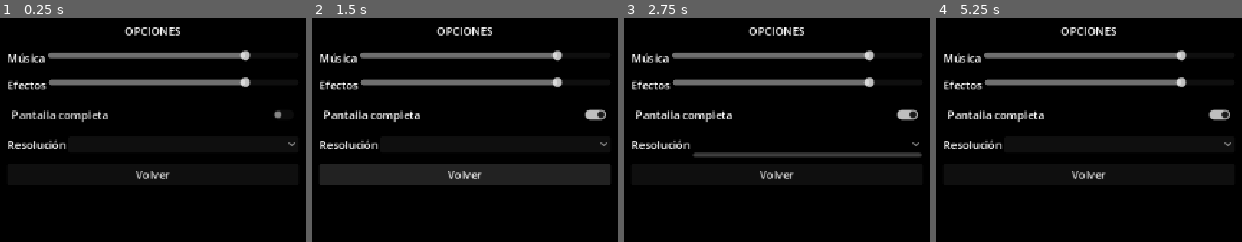
Above: before the commit, frames 1-4 (left to right).
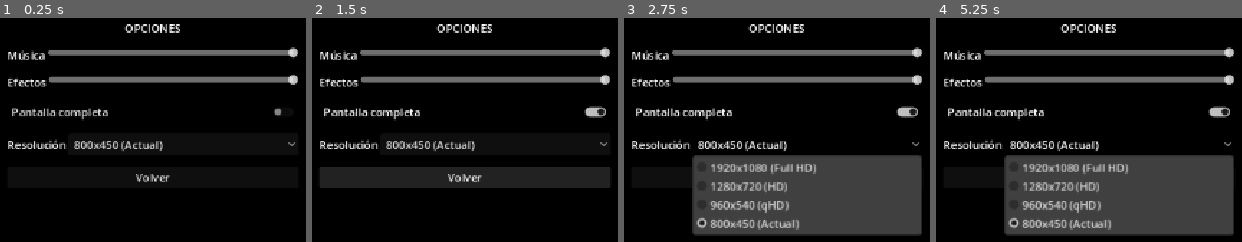
Above: after the commit, the same moments.

Repository: nicolasbuelvas/IAdashems
Game: Godot game, scene res://ui/options_menu.tscn
The game is run twice, just before and just after one commit, with the same random seed, the same clock (stepped at 60 frames per second) and the same inputs. The project has no main scene, so this scene is started directly.
Inputs (mouse positions are in pixels of both pictures, inside the frame that each line leads up to):
- Up to frame 1 (0.25 s): no input
- Up to frame 2 (1.5 s): click "Pantalla completa" at 0.5 s; click "Volver" at 1.25 s
- Up to frame 3 (2.75 s): click (807, 145) at 2 s
- Up to frame 4 (5.25 s): tap Enter (ui_accept) at 2.75, 3.02, 3.5, 4.25, 5 s; move the mouse to (outside the picture) at 2.77 s; hold Right (ui_right) 2.78-3.5 s; tap Shift at 2.85, 4.35 s; click (outside the picture) at 2.92 s; drag from (outside the picture) to (1049, 194) at 3.52 s; move the mouse to (outside the picture) at 4.27 s; hold Right (ui_right) 4.28-5 s; drag from (1049, 194) to (outside the picture) at 5.02 s

The runs differ from the first frame. In frame 1, 8.8% of the frame differs, in the area x 2-98%, y 2-74%; in frame 2, 12%; in frame 3, 36%, in the area x 2-98%, y 2-98%; in frame 4, 36%.
Error before the commit: Attempt to call function 'add_item' in base 'null instance' on a null instance. (res://ui/options_menu.gd:20)

Commit message:
[23:31][IAdashems][AI] fix(ui): opciones crea los buses Music/SFX y corrige el mapeo de volumen

Diff:
--- a/ui/options_menu.gd
+++ b/ui/options_menu.gd
@@ -1,22 +1,62 @@
 extends Control
+## Menú de opciones (persona D).
+##
+## Los buses de audio Music y SFX los crea D en tiempo de ejecución si faltan:
+## el layout de audio vive en project.godot, que solo lo edita C.
+
+const DB_FLOOR := -80.0  # volumen mínimo de cada bus
 
 @onready var music_slider = $"Center/Rows/MusicRow/MusicSlider"
 @onready var sfx_slider = $"Center/Rows/SfxRow/SfxSlider"
 @onready var fullscreen_check = $"Center/Rows/FullscreenCheck"
-@onready var resolution_option = $"Center/Rows/ResolutionOption"
+@onready var resolution_option = $"Center/Rows/ResolutionRow/ResolutionOption"
 
 
-func _ready():
-	# Cargar valores guardados (si hubiera un sistema de guardado)
-	music_slider.value = AudioServer.get_bus_volume_db(AudioServer.get_bus_index("Music")) + 80 # Convertir dB a 0-100
-	sfx_slider.value = AudioServer.get_bus_volume_db(AudioServer.get_bus_index("SFX")) + 80
+func _ready() -> void:
+	_ensure_bus("Music")
+	_ensure_bus("SFX")
+	music_slider.value = _db_to_value(_get_bus_db("Music"))
+	sfx_slider.value = _db_to_value(_get_bus_db("SFX"))
 	fullscreen_check.button_pressed = DisplayServer.window_get_mode() == DisplayServer.WINDOW_MODE_FULLSCREEN
-
-	# Poblar opciones de resolución
 	_populate_resolutions()
 	_select_current_resolution()
 
-func _populate_resolutions():
+
+func _ensure_bus(bus_name: String) -> void:
+	if AudioServer.get_bus_index(bus_name) >= 0:
+		return
+	var idx := AudioServer.bus_count
+	AudioServer.add_bus(idx)
+	AudioServer.set_bus_name(idx, bus_name)
+	AudioServer.set_bus_send(idx, "Master")
+
+
+func _get_bus_db(bus_name: String) -> float:
+	var idx := AudioServer.get_bus_index(bus_name)
+	return AudioServer.get_bus_volume_db(idx) if idx >= 0 else 0.0
+
+
+func _set_bus_db(bus_name: String, db: float) -> void:
+	var idx := AudioServer.get_bus_index(bus_name)
+	if idx >= 0:
+		AudioServer.set_bus_volume_db(idx, db)
+
+
+# Slider 0-100 <-> decibelios (100 = 0 dB, sin ganancia; 0 = silencio)
+func _db_to_value(db: float) -> float:
+	if db <= DB_FLOOR:
+		return 0.0
+	return clampf(db_to_linear(db) * 100.0, 0.0, 100.0)
+
+
+func _value_to_db(value: float) -> float:
+	if value <= 0.0:
+		return DB_FLOOR
+	return maxf(linear_to_db(value / 100.0), DB_FLOOR)
+
+
+func _populate_resolutions() -> void:
+	resolution_option.clear()
 	resolution_option.add_item("1920x1080 (Full HD)")
 	resolution_option.set_item_metadata(0, Vector2i(1920, 1080))
 	resolution_option.add_item("1280x720 (HD)")
@@ -24,35 +64,38 @@
 	resolution_option.add_item("960x540 (qHD)")
 	resolution_option.set_item_metadata(2, Vector2i(960, 540))
 
-func _select_current_resolution():
-	var current_size = DisplayServer.window_get_size()
+
+func _select_current_resolution() -> void:
+	var current_size := DisplayServer.window_get_size()
 	for i in range(resolution_option.item_count):
-		var res = resolution_option.get_item_metadata(i)
-		if res == current_size:
+		if resolution_option.get_item_metadata(i) == current_size:
 			resolution_option.select(i)
 			return
-	# Si no se encuentra, añadir la resolución actual al final
-	resolution_option.add_item(str(current_size.x) + "x" + str(current_size.y) + " (Actual)")
+	# Si no se encuentra, se añade la resolución actual al final
+	resolution_option.add_item("%dx%d (Actual)" % [current_size.x, current_size.y])
 	resolution_option.set_item_metadata(resolution_option.item_count - 1, current_size)
 	resolution_option.select(resolution_option.item_count - 1)
 
-func _on_MusicSlider_value_changed(value):
-	AudioServer.set_bus_volume_db(AudioServer.get_bus_index("Music"), value - 80)
 
-func _on_SfxSlider_value_changed(value):
-	AudioServer.set_bus_volume_db(AudioServer.get_bus_index("SFX"), value - 80)
+func _on_MusicSlider_value_changed(value: float) -> void:
+	_set_bus_db("Music", _value_to_db(value))
 
-func _on_FullscreenCheck_toggled(button_pressed):
+
+func _on_SfxSlider_value_changed(value: float) -> void:
+	_set_bus_db("SFX", _value_to_db(value))
+
+
+func _on_FullscreenCheck_toggled(button_pressed: bool) -> void:
 	if button_pressed:
 		DisplayServer.window_set_mode(DisplayServer.WINDOW_MODE_FULLSCREEN)
 	else:
 		DisplayServer.window_set_mode(DisplayServer.WINDOW_MODE_WINDOWED)
 
-func _on_ResolutionOption_item_selected(index):
-	var res = resolution_option.get_item_metadata(index)
-	DisplayServer.window_set_size(res)
 
-func _on_BackButton_pressed():
-	# Reemplazar con GameManager.goto("main_menu") o volver a la escena anterior
-	print("Volver desde opciones")
-	get_tree().set_input_as_handled()
+func _on_ResolutionOption_item_selected(index: int) -> void:
+	DisplayServer.window_set_size(resolution_option.get_item_metadata(index))
+
+
+func _on_BackButton_pressed() -> void:
+	# Pendiente: GameManager.goto(&"menu") — GameManager es de C y está vacío.
+	print("Volver al menú principal")
Not shown, added: ui/options_menu.gd.uid
